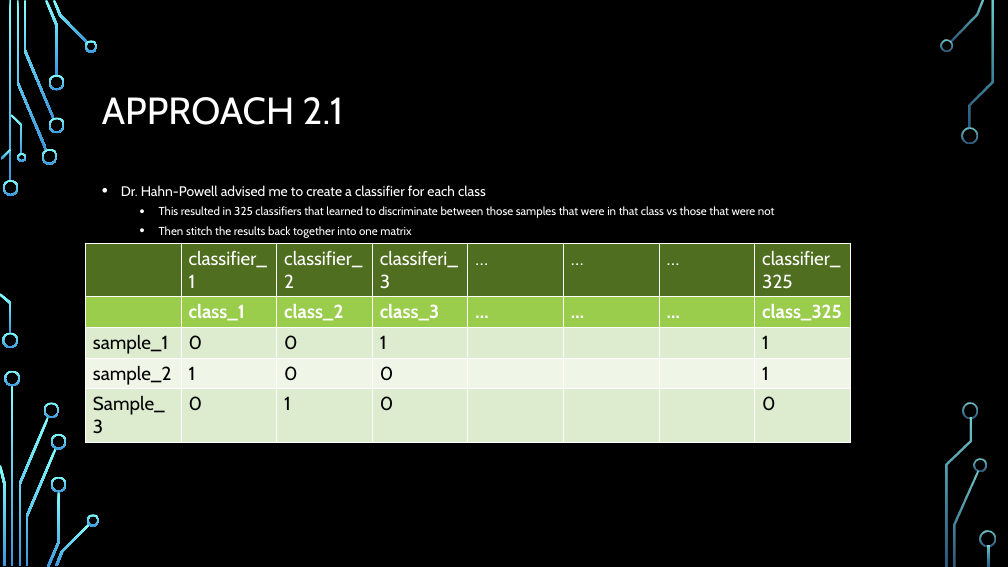
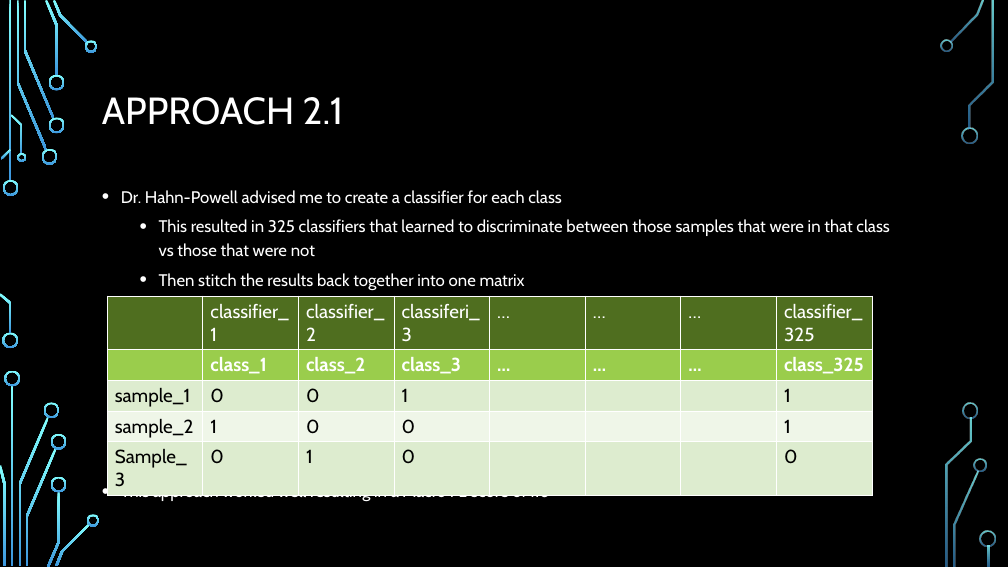
Before and after one commit to dalcantara7/openclass_prize, a slide deck: slide 6 of presentation-slides/Final Project Presentation.pptx. Drawn at 1008x567 pixels with LibreOffice and Linux fonts; fonts in the diff are those of the drawing; background and template pictures are left out. Boxes give left, top, right and bottom in pixels: in the first picture for what was removed or moved away, otherwise in the second. Text is boxed around its words. In the diff, an @@ line names an element or a change of style, - is before the commit and + after.

```diff
--- a/presentation-slides/Final Project Presentation.pptx
+++ b/presentation-slides/Final Project Presentation.pptx
@@ text "Dr. Hahn-Powell advised me to ..." at box(121, 190, 889, 501): size 13.2 to 16 pt in "Dr. Hahn-Powell advised me to create a ...", "This approach worked well resulting in a ..."; size 11 to 16 pt in "This resulted in 325 classifiers that learned ...", "Then stitch the results back together into ..."; line spacing 1 to 1.2 @@
@@ table: place and size @@
-table at box(85, 243, 848, 438)
+table at box(107, 296, 870, 491)
```
Also in this commit, not shown: 2 other slides changed, 4 other files.
